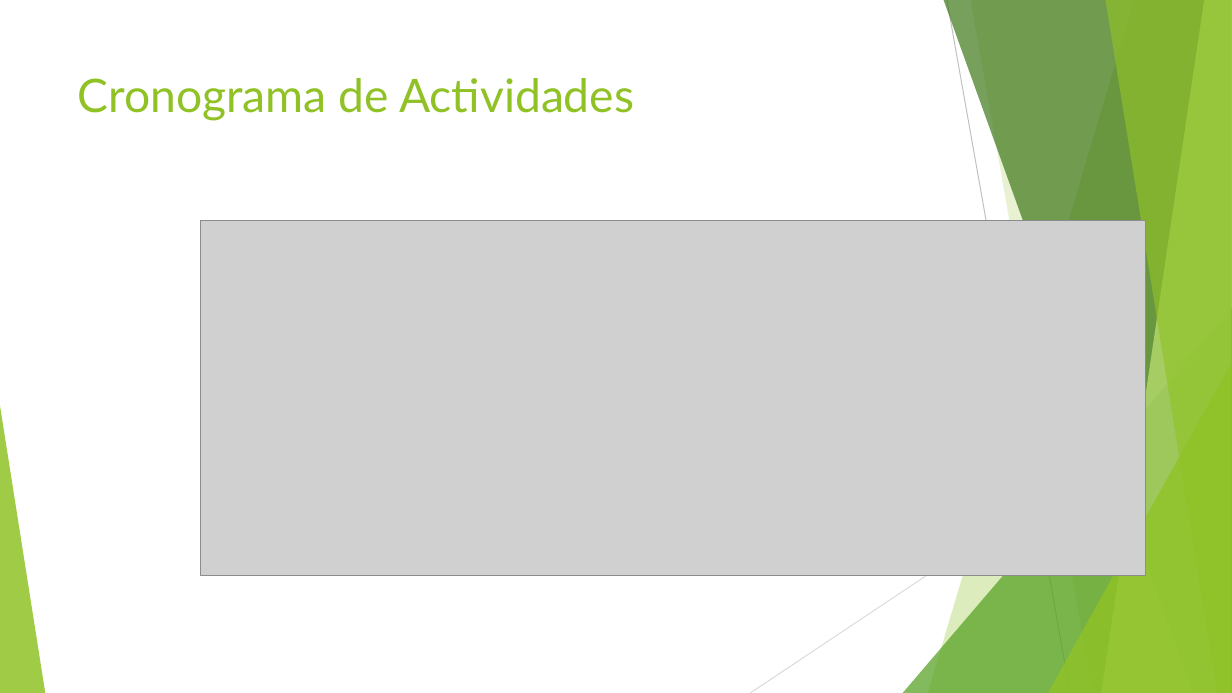
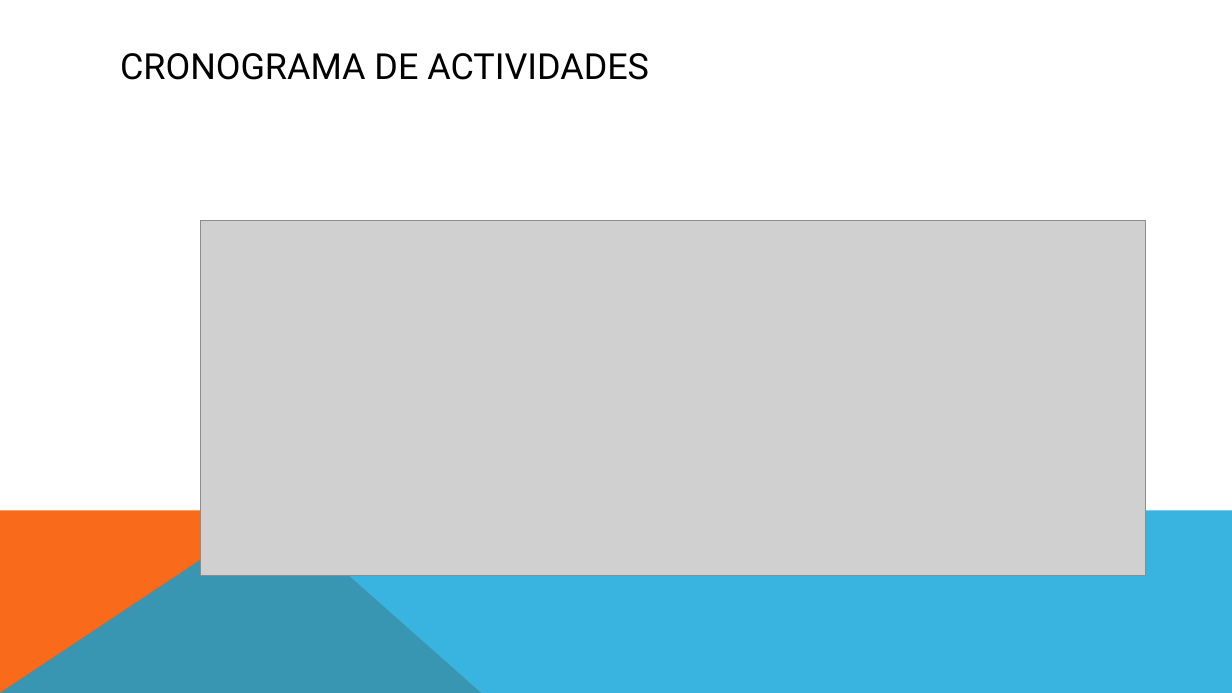
Before and after one commit to food-aid/Seminario, a slide deck: slide 10 of Food-Aid.pptx. Drawn at 1232x693 pixels with LibreOffice and Linux fonts; fonts in the diff are those of the drawing; grey boxes stand for pictures. Boxes give left, top, right and bottom in pixels: in the first picture for what was removed or moved away, otherwise in the second. Text is boxed around its words. In the diff, an @@ line names an element or a change of style, - is before the commit and + after.

```diff
--- a/Food-Aid.pptx
+++ b/Food-Aid.pptx
@@ title "CRONOGRAMA DE ACTIVIDADES" at bbox=[120, 53, 649, 80]: vertical alignment top to middle @@
@@ title at bbox=[120, 53, 649, 80]: text changed; size 36 to 28 pt; font Lato to Roboto; text colour #90C226 to #000000 @@
-Cronograma de Actividades
+CRONOGRAMA DE ACTIVIDADES
@@ group removed at bbox=[0, 0, 1232, 693]: 5 freeform shapes, 3 triangles, 2 lines @@
@@ freeform shape added at bbox=[0, 510, 482, 693], fill #F96A1B @@
@@ freeform shape added at bbox=[0, 510, 1232, 693], fill #08A1D9 at 80% opacity @@
```
Also in this commit, not shown: 11 other slides changed.
